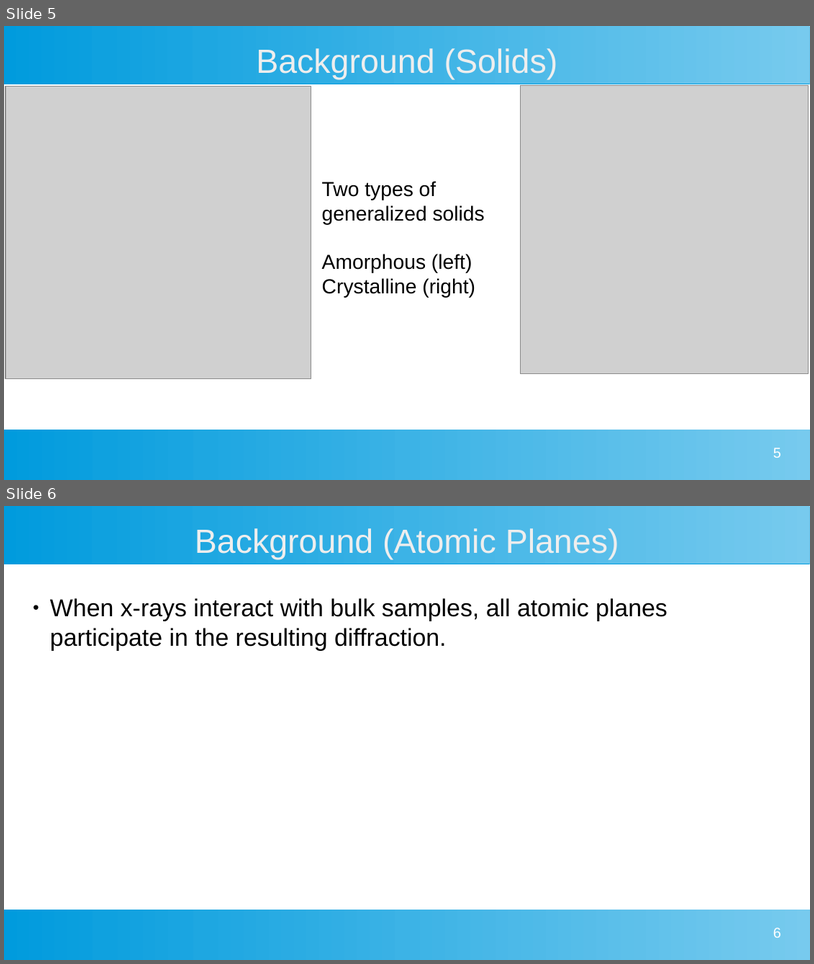
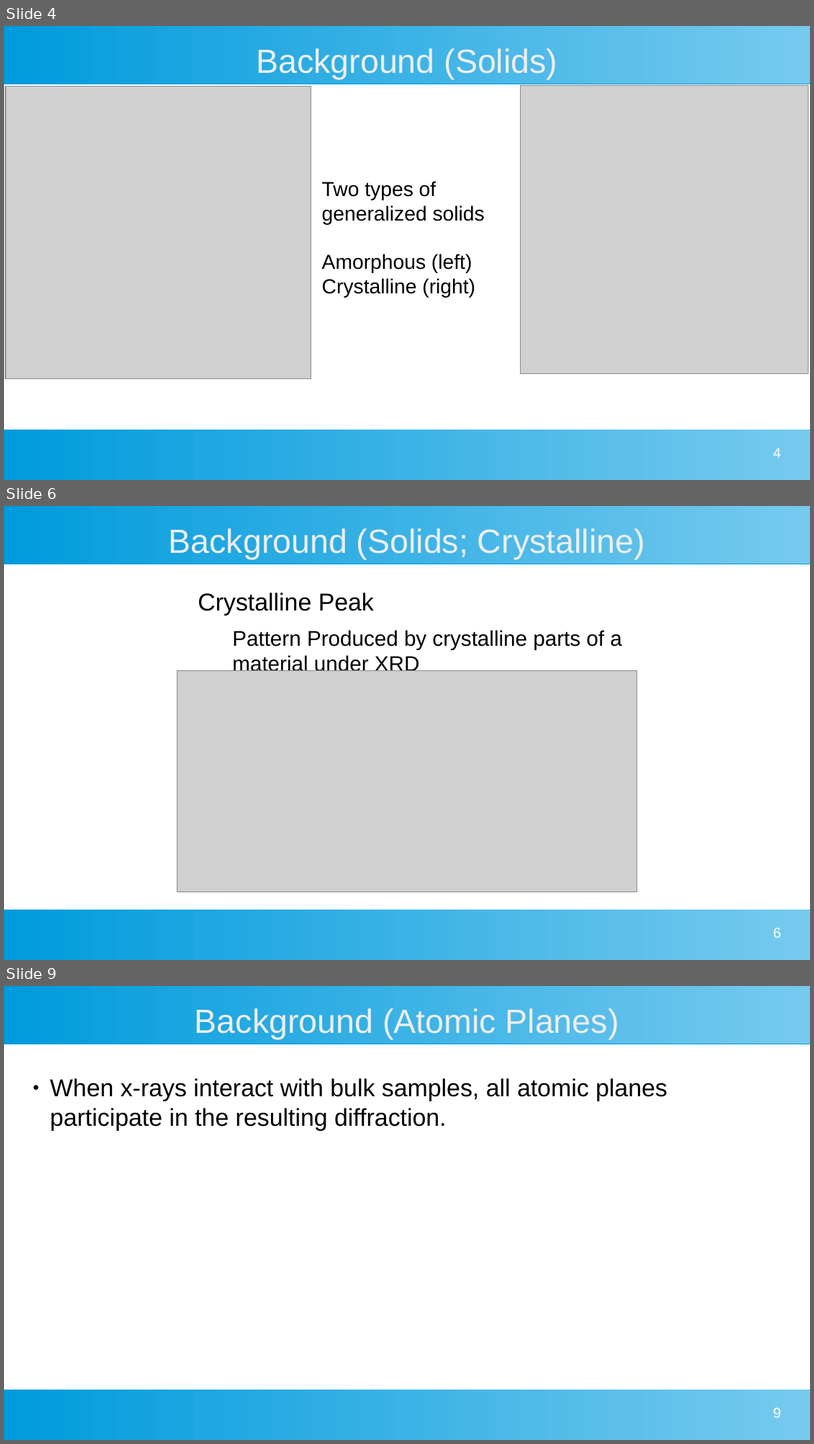
Before and after one commit to MarkS5001/GIXRD-Thesis, a slide deck: Thesis Defense Presentation.odp. Shown one above the other, each under a label of ours: slides 5 and 6 before the commit, slides 4, 6 and 9 after it; the slides between them are not shown. The pictures are 814x964 and 814x1444 pixels, drawn with LibreOffice and Linux fonts; fonts in the diff are those of the drawing; grey boxes stand for pictures. Boxes give left, top, right and bottom in pixels: in the first picture for what was removed or moved away, otherwise in the second. Text is boxed around its words. In the diff, an @@ line names an element or a change of style, - is before the commit and + after.

```diff
--- a/Thesis Defense Presentation.odp
+++ b/Thesis Defense Presentation.odp
@@ slide 6 added at (4, 506, 810, 960), background #FFFFFF; not listed: 2 template elements that a slide beside it also shows @@
@@ title added at (169, 528, 646, 559), 33 pt, text #EEEEEE @@
+Background (Solids; Crystalline)
@@ text added at (198, 592, 622, 671), 21 pt, text #000000 @@
+Crystalline Peak
+  Pattern Produced by crystalline parts of a material under XRD
@@ picture added at (178, 671, 638, 892) @@
@@ page number added at (774, 927, 782, 937), 14 pt, text #FFFFFF @@
+6
@@ what was slide 5 is now slide 4 @@
@@ page number at (774, 447, 782, 457): text changed @@
-5
+4
@@ what was slide 6 is now slide 9 @@
@@ page number at (774, 1407, 782, 1417): text changed @@
-6
+9
```
Also in this commit, not shown: 3 slides changed, 4 other slides added, 1 slide removed.
